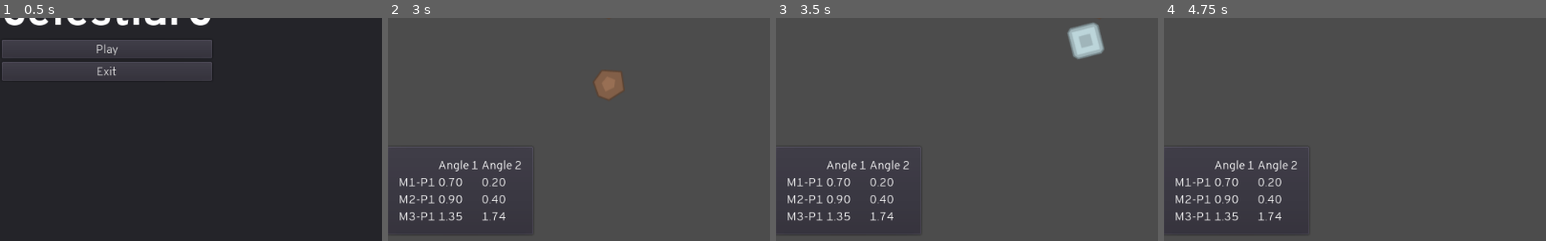
Above: before the commit, frames 1-4 (left to right).
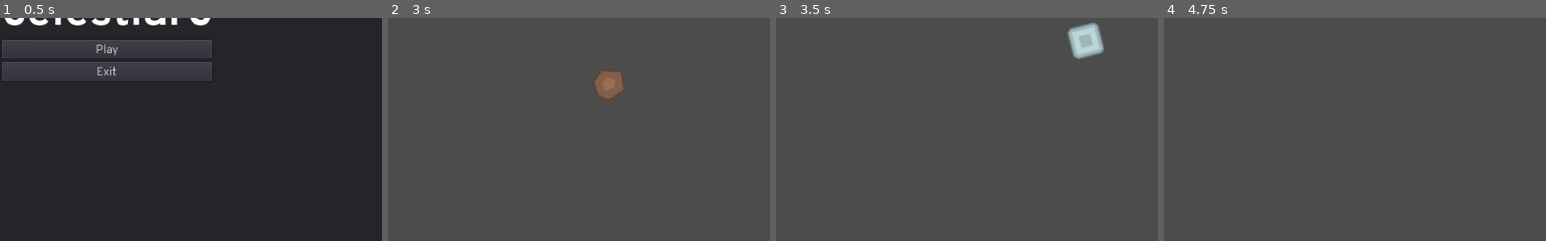
Above: after the commit, the same moments.

Repository: DrgnInventor/celestiarc
Game: Godot game, scene res://scenes/MainMenu.tscn
Same seed, same stepped clock (60 frames per second), same inputs: the game is played once before the commit and once after it.
Inputs:
- Up to frame 1 (0.5 s): no input
- Up to frame 2 (3 s): click "Play" at 0.5 s; click "Confirm" at 1.25 s; click "Confirm" at 2 s; hold Up (ui_up) from 2.78 s (still down)
- Up to frame 3 (3.5 s): keep holding Up (ui_up)
- Up to frame 4 (4.75 s): release Up (ui_up) at 3.53 s; hold Down (ui_down) 3.53-4.28 s; hold Up (ui_up) from 4.28 s (still down)
The pictures show only the part of the screen within x 36-86%, y 48-98%; the shares and areas given below are measured in that part.

Frame 1 is identical in both runs. In frame 2, 1.5% of the frame differs, in the area x 2-36%, y 63-97%; in frame 3, 1.5%; in frame 4, 1.5%.

Commit message:
Shift MeteorPlatformTable for consistency
- Remove margin so that MeteorixOverlay is consistent with other
overlays
- Remove the clumsy table that resided in the bottom of the screen

Diff:
--- a/scenes/CollidixOverlay.tscn
+++ b/scenes/CollidixOverlay.tscn
@@ -11,16 +11,7 @@
 margin_right = 180.0
 text = "Collidix v0.1"
 
-[node name="Empty" parent="Panel/VBoxContainer/TitleBar/HBoxContainer" index="1"]
-margin_left = 184.0
-
-[node name="Content" parent="Panel/VBoxContainer" index="1"]
-margin_bottom = 88.0
-
 [node name="MeteorPlatformTable" parent="Panel/VBoxContainer/Content" index="0" instance=ExtResource( 2 )]
 margin_left = 20.0
 margin_right = 748.0
-margin_bottom = 34.0
-
-[node name="Nothing" parent="Panel/VBoxContainer/Content" index="1"]
-margin_bottom = 34.0
+margin_bottom = 0.0
--- a/scenes/Main.tscn
+++ b/scenes/Main.tscn
@@ -1,9 +1,8 @@
-[gd_scene load_steps=10 format=2]
+[gd_scene load_steps=9 format=2]
 
 [ext_resource path="res://scenes/SpaceStation.tscn" type="PackedScene" id=1]
 [ext_resource path="res://scripts/main.gd" type="Script" id=2]
 [ext_resource path="res://scenes/RotatingPlatform.tscn" type="PackedScene" id=3]
-[ext_resource path="res://scenes/MeteorPlatformTable.tscn" type="PackedScene" id=4]
 [ext_resource path="res://scenes/HUD.tscn" type="PackedScene" id=5]
 [ext_resource path="res://scenes/CollidixOverlay.tscn" type="PackedScene" id=6]
 [ext_resource path="res://scenes/ConfigOverlay.tscn" type="PackedScene" id=7]
@@ -24,12 +23,6 @@
 rotational_velocity = 6.28
 rotational_offset = 0.0
 
-[node name="MeteorPlatformTable" parent="." instance=ExtResource( 4 )]
-margin_left = 366.223
-margin_top = 583.314
-margin_right = 466.223
-margin_bottom = 683.314
-
 [node name="Overlays" type="CanvasLayer" parent="."]
 
 [node name="ConfigOverlay" parent="Overlays" instance=ExtResource( 7 )]
--- a/scenes/MeteorPlatformTable.tscn
+++ b/scenes/MeteorPlatformTable.tscn
@@ -2,7 +2,7 @@
 
 [ext_resource path="res://scripts/MeteorPlatformTable.gd" type="Script" id=2]
 
-[node name="MeteorPlatformTable" type="PanelContainer"]
+[node name="MeteorPlatformTable" type="Control"]
 margin_right = 100.0
 margin_bottom = 100.0
 script = ExtResource( 2 )
@@ -10,21 +10,9 @@
 "_edit_use_anchors_": false
 }
 
-[node name="MarginContainer" type="MarginContainer" parent="."]
-margin_left = 7.0
-margin_top = 7.0
-margin_right = 93.0
-margin_bottom = 93.0
-custom_constants/margin_right = 10
-custom_constants/margin_top = 10
-custom_constants/margin_left = 10
-custom_constants/margin_bottom = 10
-
-[node name="Wrapper" type="GridContainer" parent="MarginContainer"]
-margin_left = 10.0
-margin_top = 10.0
-margin_right = 76.0
-margin_bottom = 76.0
+[node name="Wrapper" type="GridContainer" parent="."]
+margin_right = 66.0
+margin_bottom = 66.0
 columns = 3
 __meta__ = {
 "_edit_use_anchors_": false
--- a/scripts/MeteorPlatformTable.gd
+++ b/scripts/MeteorPlatformTable.gd
@@ -1,7 +1,7 @@
-extends PanelContainer
+extends Control
 
 const default_font = preload("res://resources/DefaultLabelFont.tres")
-onready var wrapper = $MarginContainer/Wrapper
+onready var wrapper = $Wrapper
 
 
 func _ready():
--- a/scripts/main.gd
+++ b/scripts/main.gd
@@ -6,7 +6,6 @@
 var current_overlay = null
 onready var hud = $HUD
 onready var space_station = $SpaceStation
-onready var meteor_platform_table = $MeteorPlatformTable
 onready var config_overlay = $Overlays/ConfigOverlay
 onready var forecast_overlay = $Overlays/ForecastOverlay
 onready var collidix_overlay = $Overlays/CollidixOverlay
@@ -29,13 +28,6 @@
 	collidix_overlay.set_table_data(
 		gen_meteor_platform_table_data(meteors, [$RotatingPlatform])
 	)
-
-
-func _process(_delta) -> void:
-	if Input.is_action_just_pressed("ui_up"):
-		show_table()
-	if Input.is_action_just_pressed("ui_down"):
-		hide_table()
 
 
 func _on_meteor_collision():
@@ -99,20 +91,6 @@
 	hud.set_hp_label(space_station.current_hp)
 
 
-func show_table() -> void:
-	if is_table_active:
-		return
-	meteor_platform_table.rect_position.y -= meteor_platform_table.rect_size.y
-	is_table_active = true
-
-
-func hide_table():
-	if not is_table_active:
-		return
-	meteor_platform_table.rect_position.y += meteor_platform_table.rect_size.y
-	is_table_active = false
-
-
 func gen_meteor_platform_table_data(meteors: Array, platforms: Array) -> Array:
 	var res = []
 	for p_i in platforms.size():
